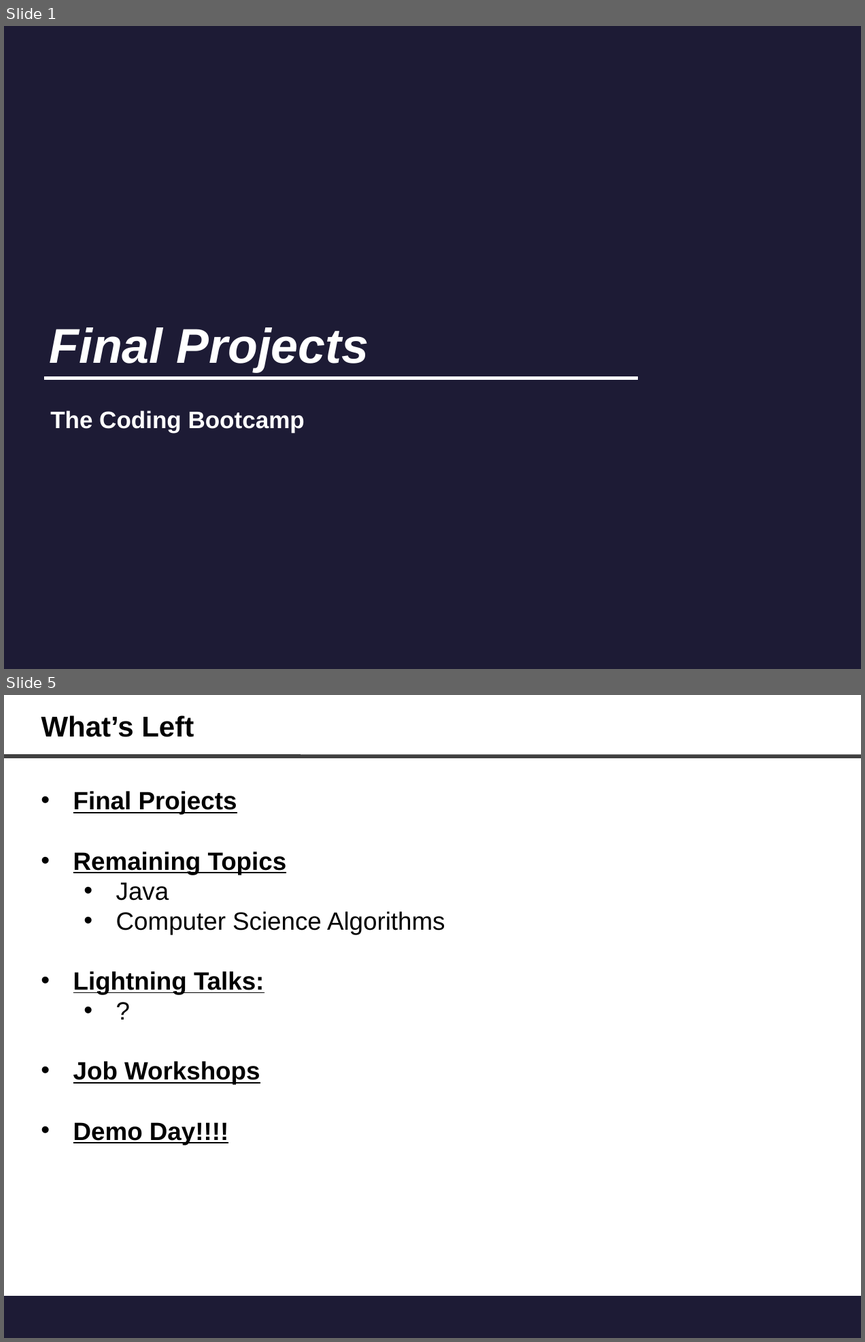
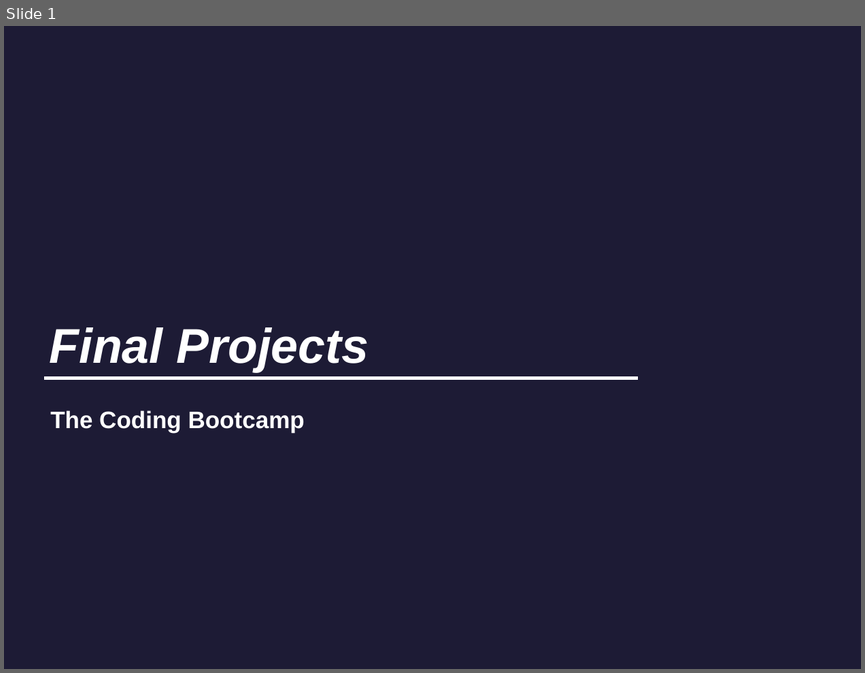
Before and after one commit to chaseleinart/FastFood, a slide deck: public/app_concept/FinalProject.odp. Shown one above the other, each under a label of ours: slides 1 and 5 before the commit, slide 1 after it; the slides between them are not shown. The pictures are 865x1342 and 865x673 pixels, drawn with LibreOffice and Linux fonts; fonts in the diff are those of the drawing; background and template pictures are left out. Boxes give left, top, right and bottom in pixels: in the first picture for what was removed or moved away, otherwise in the second. Text is boxed around its words. In the diff, an @@ line names an element or a change of style, - is before the commit and + after.

```diff
--- a/public/app_concept/FinalProject.odp
+++ b/public/app_concept/FinalProject.odp
@@ slide 5 removed at <box>4,695,861,1338</box>, background #FFFFFF @@
@@ title removed at <box>41,715,194,737</box> @@
-What’s Left
@@ line removed from (4, 756) to (861, 757) @@
@@ text removed at <box>73,791,445,1144</box> @@
-• Final Projects
-• Remaining Topics
-  • Java
-  • Computer Science Algorithms
-• Lightning Talks:
-  • ?
-• Job Workshops
-• Demo Day!!!!
@@ rectangle removed at <box>4,1295,861,1338</box> @@
```
Also in this commit, not shown: 11 slides added, 20 other slides removed, 11 other files.
